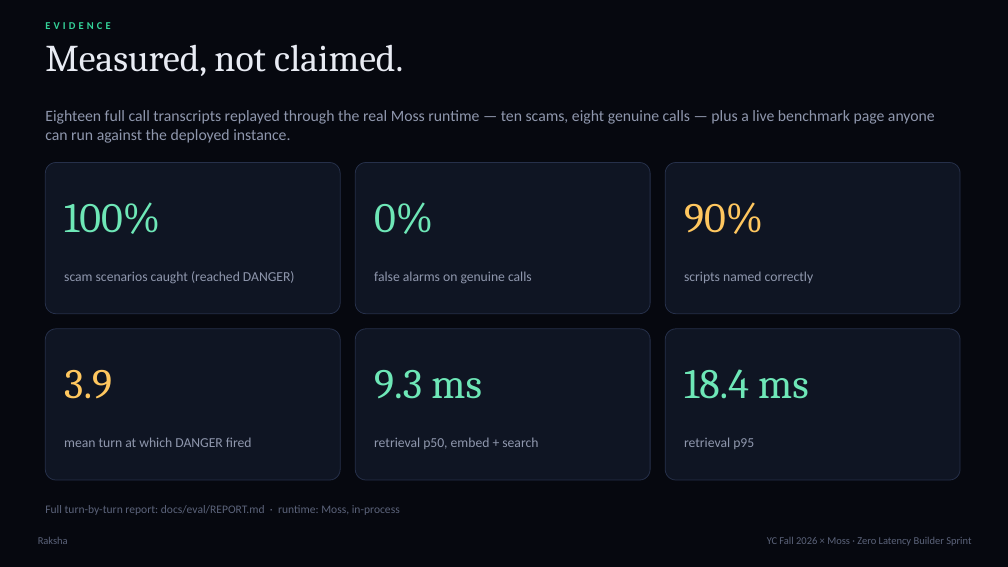
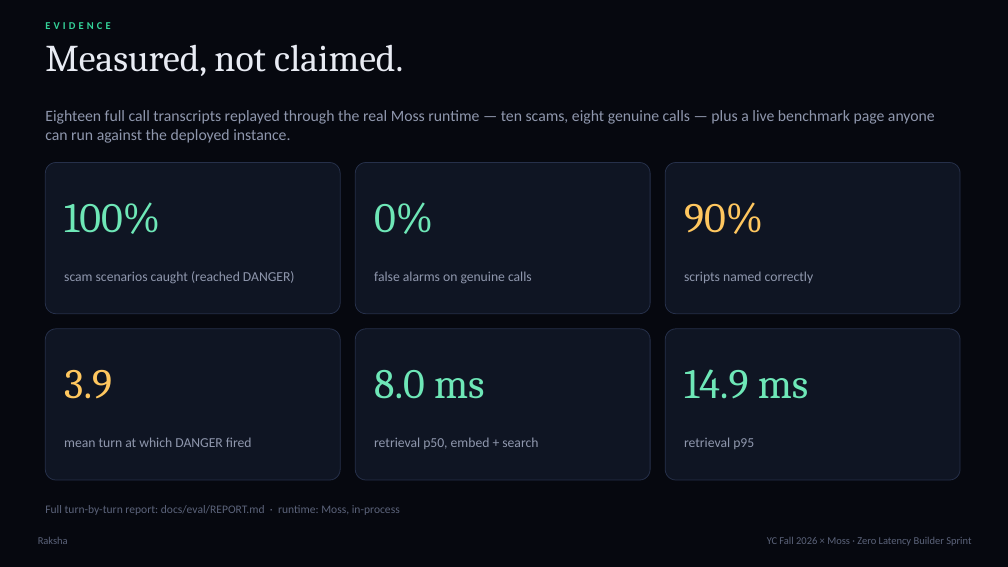
Before and after one commit to shi1720/YC-Fall-2026-x-Moss, a slide deck: slide 10 of docs/deck/Raksha-Pitch.pptx. Drawn at 1008x567 pixels with LibreOffice and Linux fonts; fonts in the diff are those of the drawing. Boxes give left, top, right and bottom in pixels: in the first picture for what was removed or moved away, otherwise in the second. Text is boxed around its words. In the diff, an @@ line names an element or a change of style, - is before the commit and + after.

```diff
--- a/docs/deck/Raksha-Pitch.pptx
+++ b/docs/deck/Raksha-Pitch.pptx
@@ text at (374, 370, 485, 399): text changed @@
-9.3 ms
+8.0 ms
@@ text at (684, 369, 809, 399): text changed @@
-18.4 ms
+14.9 ms
```
Also in this commit, not shown: 1 other slide changed, 17 other files.
